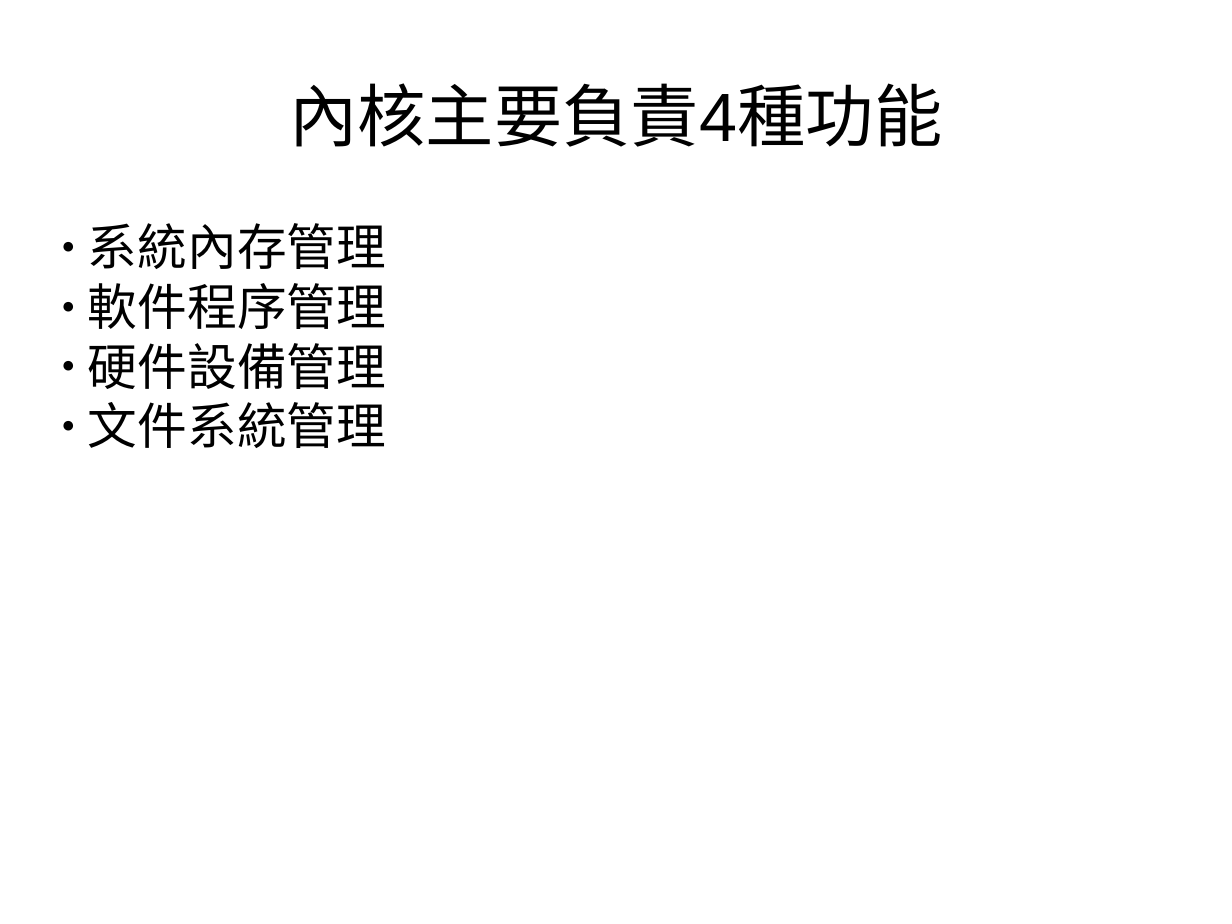
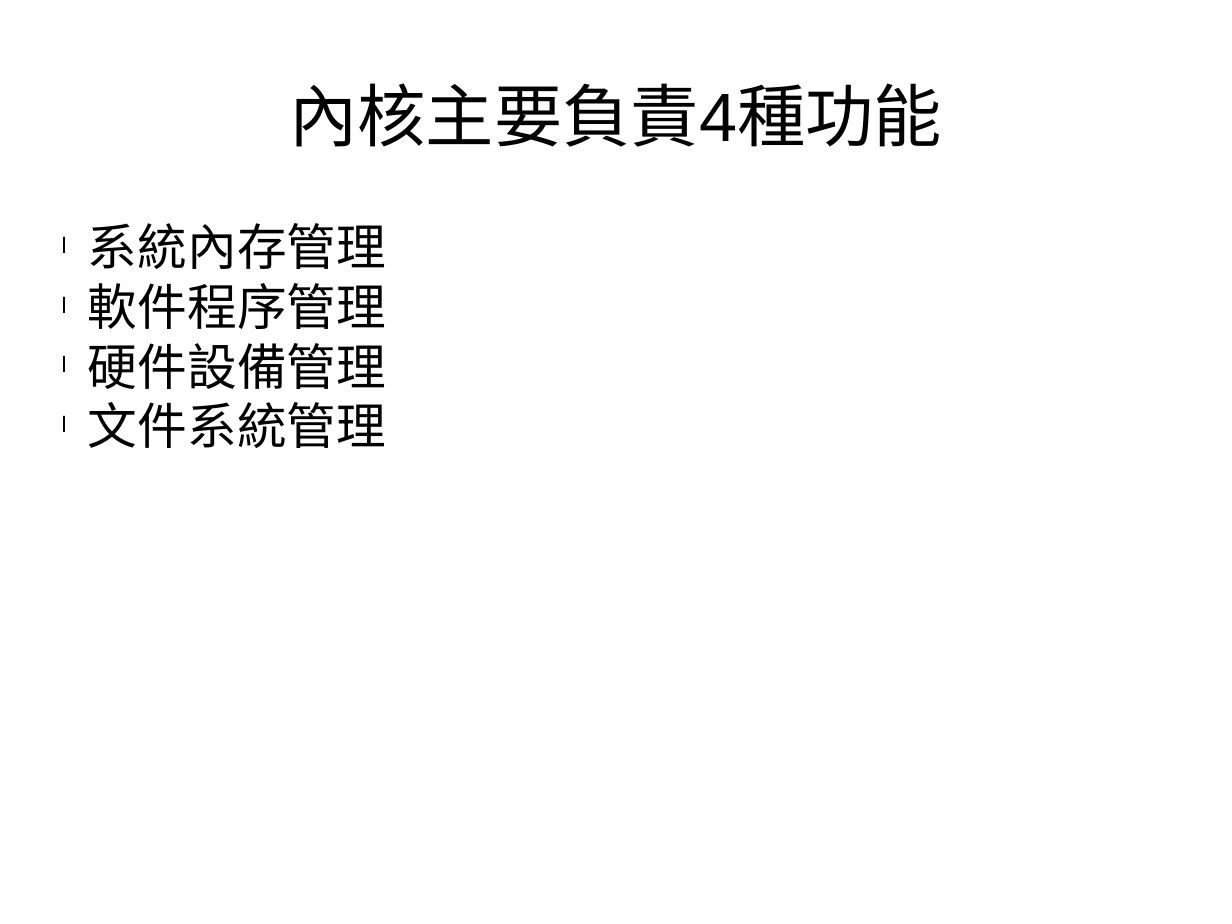
Before and after one commit to morro-wind/specter, a slide deck: slide 7 of 運維知識-1.pptx (slide 5 before the commit). Drawn at 1232x924 pixels with LibreOffice and Linux fonts; fonts in the diff are those of the drawing. Boxes give left, top, right and bottom in pixels: in the first picture for what was removed or moved away, otherwise in the second. Text is boxed around its words. In the diff, an @@ line names an element or a change of style, - is before the commit and + after.

```diff
--- a/運維知識-1.pptx
+++ b/運維知識-1.pptx
@@ text "系統內存管理" at (88, 223, 386, 448): bullet ● to l @@
```
Also in this commit, not shown: 1 other slide changed, 3 slides added, 2 other files.
